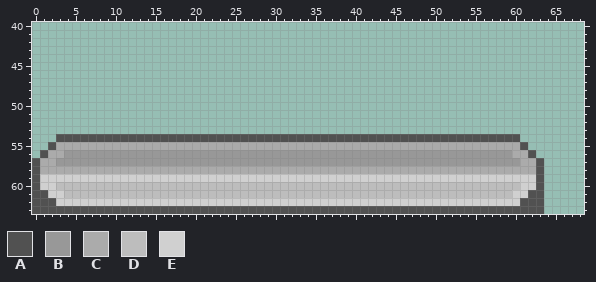
One commit to this pixel-art file: Assets/Resources/Images/Tilesets/SouthWall-0001/SouthWall-0001.aseprite. Above, as it was before the edit.
256x64 pixels, 1 frame. Colours within 5 levels of each other are drawn and written as one. Shown: x 0..68, y 40..63.
Palette (. is transparent): A #515151  B #989898  C #ababab  D #bdbdbd  E #d0d0d0
Pixels before, first column x 0:
54 ...AAAAAAAAAAAAAAAAAAAAAAAAAAAAAAAAAAAAAAAAAAAAAAAAAAAAAAAAAA...
55 ..ACCCCCCCCCCCCCCCCCCCCCCCCCCCCCCCCCCCCCCCCCCCCCCCCCCCCCCCCCCA..
56 .ACCBBBBBBBBBBBBBBBBBBBBBBBBBBBBBBBBBBBBBBBBBBBBBBBBBBBBBBBBCCA.
57 ACCBBBBBBBBBBBBBBBBBBBBBBBBBBBBBBBBBBBBBBBBBBBBBBBBBBBBBBBBBBCCA
58 ACCCCCCCCCCCCCCCCCCCCCCCCCCCCCCCCCCCCCCCCCCCCCCCCCCCCCCCCCCCCCCA
59 AEEEEEEEEEEEEEEEEEEEEEEEEEEEEEEEEEEEEEEEEEEEEEEEEEEEEEEEEEEEEEEA
60 AEEDDDDDDDDDDDDDDDDDDDDDDDDDDDDDDDDDDDDDDDDDDDDDDDDDDDDDDDDDDEEA
61 AAEEDDDDDDDDDDDDDDDDDDDDDDDDDDDDDDDDDDDDDDDDDDDDDDDDDDDDDDDDEEAA
62 AAAEEEEEEEEEEEEEEEEEEEEEEEEEEEEEEEEEEEEEEEEEEEEEEEEEEEEEEEEEEAAA
63 AAAAAAAAAAAAAAAAAAAAAAAAAAAAAAAAAAAAAAAAAAAAAAAAAAAAAAAAAAAAAAAA
And afterwards:
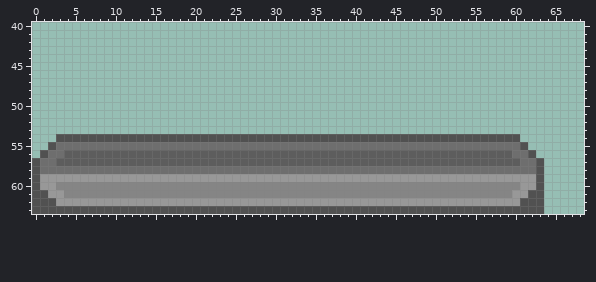
Edits made:
colour B: #989898 -> #5d5d5d
colour C: #ababab -> #6e6e6e
colour D: #bdbdbd -> #858585
colour E: #d0d0d0 -> #989898
